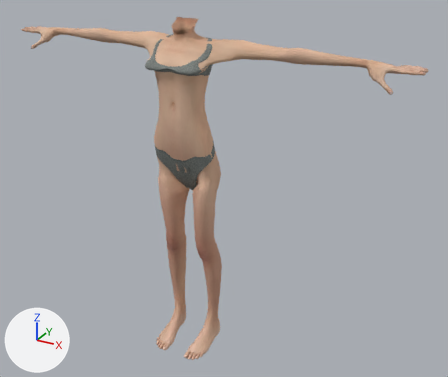
One commit to the glTF model assets/source/characters/parts/body_f_thin/body.glb: the scene before it, then after it.
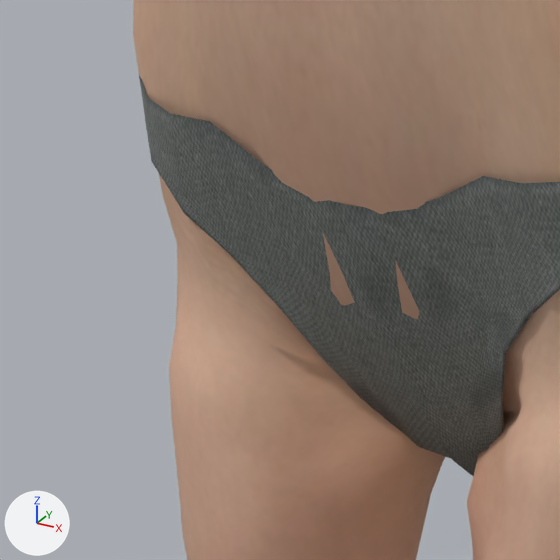
The first picture shows the older version from a camera (50 mm lens) standing at (1.38, -2.18, 1.94) and looking at (0.14, 0.07, 0.81). The close-ups show the older and then the newer version on the part from 31% to 45% of the width and 36% to 53% of the height of that picture. Only the edits that show in the close-ups are written down. Arrows for +X, +Y and +Z are at lower left; the lights stay in place. Objects named as collision shapes, trigger or cutter boxes, shadow casters or lower levels of detail are left out. Vertices at exactly the same position are counted once.

The scene before the commit, as lines of its bpy script (objects in view):
```python
me_body_lod0 = bpy.data.meshes.new('body_lod0')
me_body_lod0.from_pydata(...)  # 5216 vertices, 9996 faces; spans x -0.96..0.96, y -0.18..0.14, z 0.0..1.56
# faces by material slot: [8310, 696, 990]
me_body_lod0.materials.append(mat_skin)  # picture img_skin__middleage_caucasian_female
me_body_lod0.materials.append(mat_cloth_wolgade_female_panties_01)  # picture img_cloth__wolgade_female_panties_01_b5a68a
me_body_lod0.materials.append(mat_cloth_wolgade_female_top_01)  # picture img_cloth__wolgade_female_top_01_b5a68a
ob_body_lod0 = bpy.data.objects.new('body_lod0', me_body_lod0)
ob_body_lod0.location = (0.0, 0.0, 0.0)
```
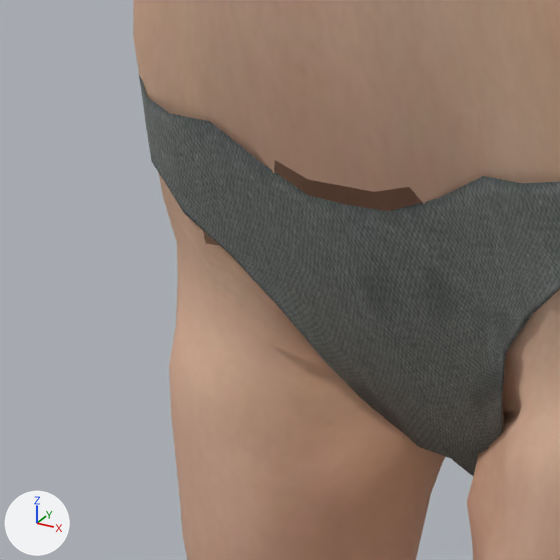
Changed parts and their boxes (x1, y1, x2, y2) in the close-ups (560 x 560 px):
part 1 of me_body_lod0, cut back (mostly hidden)
    before: (274, 160, 488, 455)

The change, as a diff of the scene's bpy script:
```diff
--- a/assets/source/characters/parts/body_f_thin/body.glb.py
+++ b/assets/source/characters/parts/body_f_thin/body.glb.py
@@ me_body_lod0 @@
 # used by ob_body_lod0; location = (0.0, 0.0, 0.0)
-me_body_lod0.from_pydata(...)  # 5216 vertices, 9996 faces; spans x -0.96..0.96, y -0.18..0.14, z 0.0..1.56
+me_body_lod0.from_pydata(...)  # 5054 vertices, 9599 faces; spans x -0.96..0.96, y -0.18..0.14, z 0.0..1.56
+# me_body_lod0 part 1: 1 vertex moved within x 0.0, y 0.11, z 0.94; 25 vertices removed from x -0.04..0.04, y -0.05..0.12, z 0.81..1.03
+# other edits to the shape of me_body_lod0 do not show in these pictures
 me_body_lod0.materials.append(mat_skin)
```
